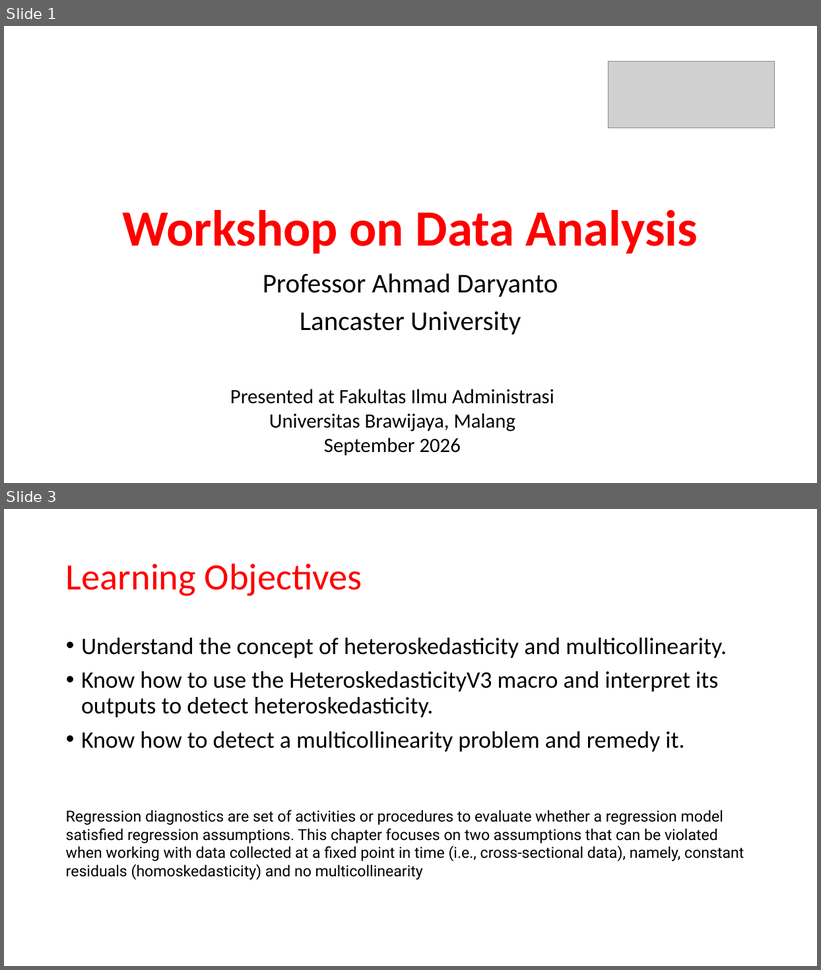
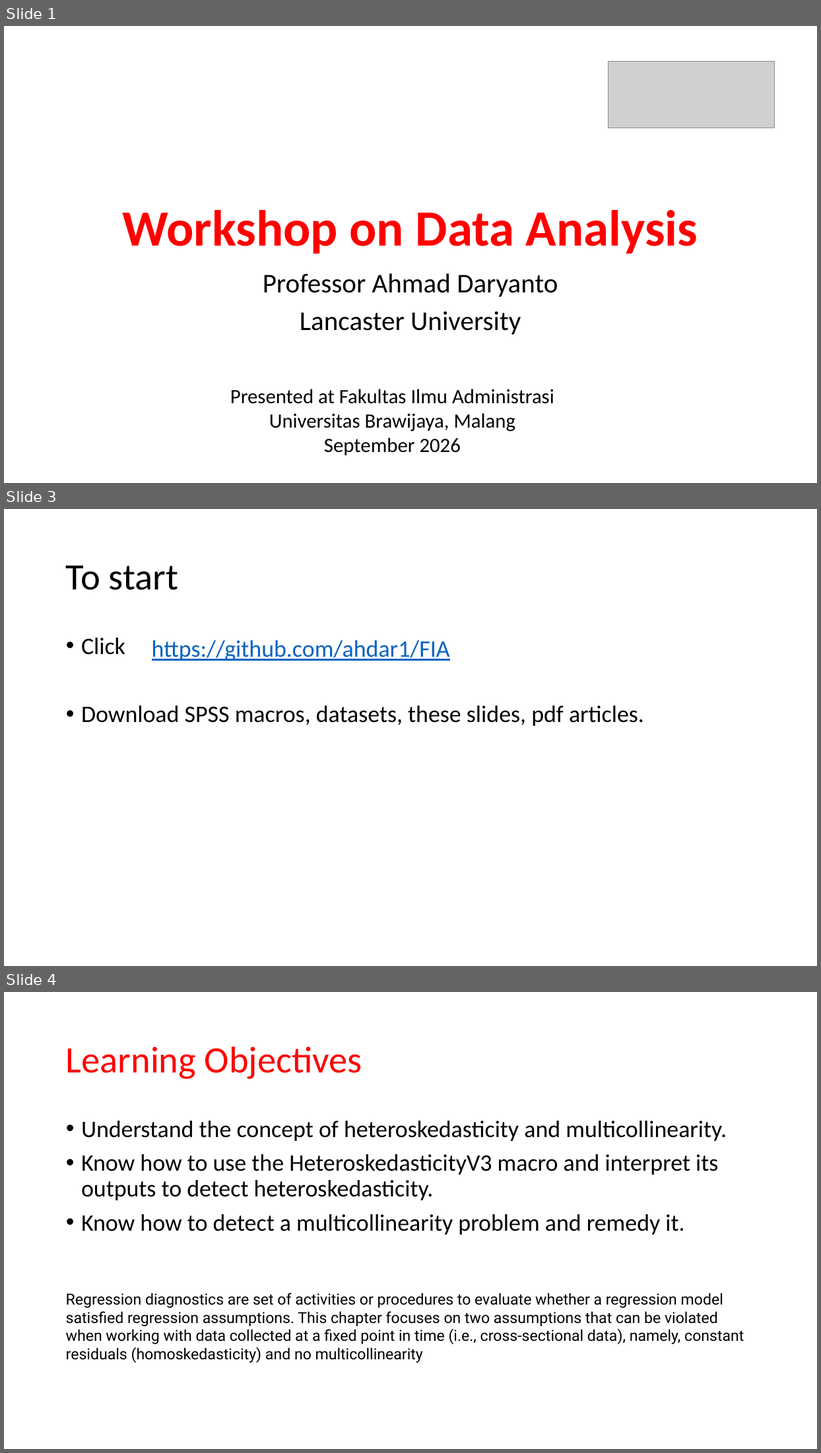
Before and after one commit to ahdar1/FIA, a slide deck: Heteroskedasticity.ptx.pptx. Shown one above the other, each under a label of ours: slides 1 and 3 before the commit, slides 1, 3 and 4 after it; the slides between them are not shown. The pictures are 821x970 and 821x1453 pixels, drawn with LibreOffice and Linux fonts; fonts in the diff are those of the drawing; grey boxes stand for pictures. Boxes give left, top, right and bottom in pixels: in the first picture for what was removed or moved away, otherwise in the second. Text is boxed around its words. In the diff, an @@ line names an element or a change of style, - is before the commit and + after.

```diff
--- a/Heteroskedasticity.ptx.pptx
+++ b/Heteroskedasticity.ptx.pptx
@@ slide 3 added at <box>4,509,817,966</box>, background #FFFFFF @@
@@ title added at <box>66,565,178,590</box>, 44 pt, text #000000 @@
+To start
@@ text added at <box>81,638,644,726</box>, 28 pt, text #000000 @@
+• Click
+• Download SPSS macros, datasets, these slides, pdf articles.
@@ text added at <box>152,640,450,661</box>, 28 pt, text #0563C1, underline @@
+https://github.com/ahdar1/FIA
@@ what was slide 3 is now slide 4 @@
```
Also in this commit, not shown: 1 slide changed, 1 other slide added, 1 other file.
